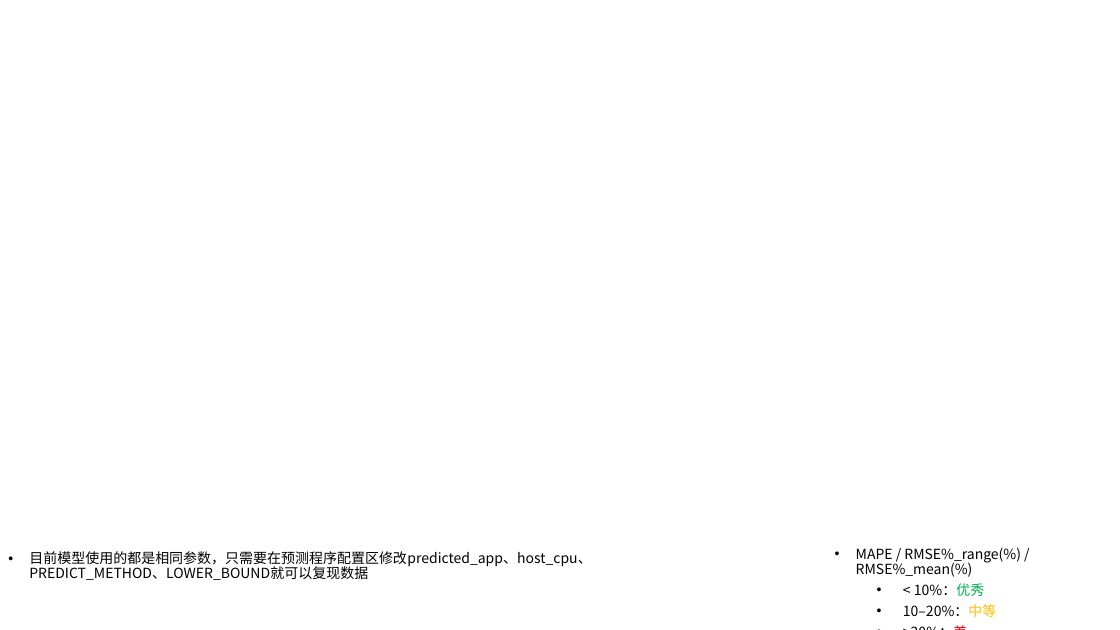
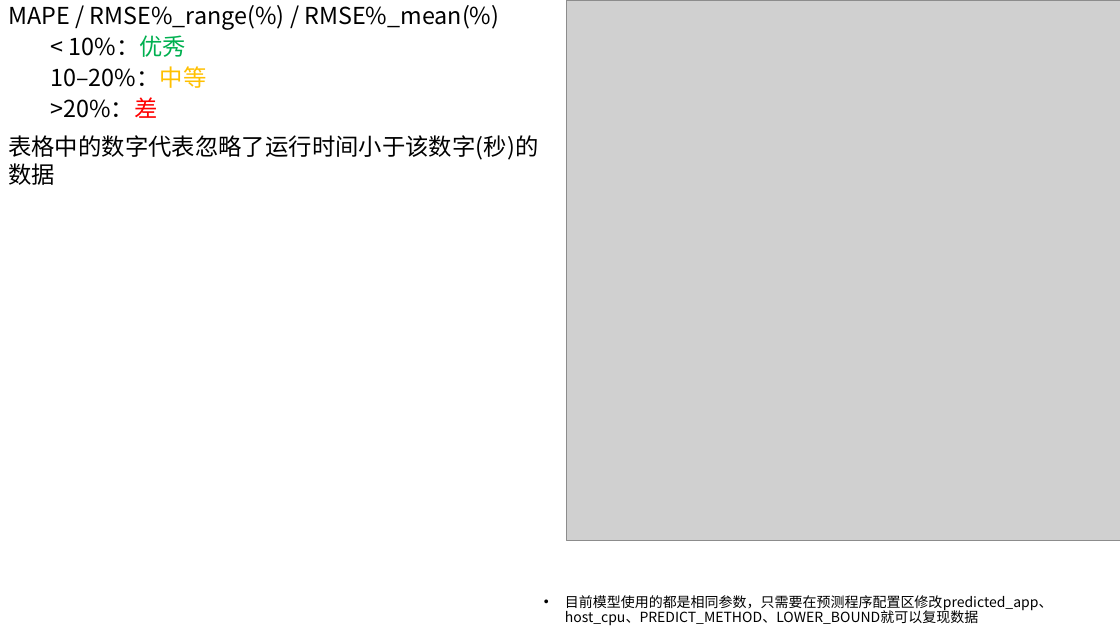
Before and after one commit to AE-26710/Time-Prediction, a slide deck: slide 3 of R5.pptx. Drawn at 1120x630 pixels with LibreOffice and Linux fonts; fonts in the diff are those of the drawing; grey boxes stand for pictures; background and template pictures are left out. Boxes give left, top, right and bottom in pixels: in the first picture for what was removed or moved away, otherwise in the second. Text is boxed around its words. In the diff, an @@ line names an element or a change of style, - is before the commit and + after.

Commit message:
10/23 Update
删除了过时的代码。
根据联合组会的需求修改了R5.pptx。
添加README.md。
添加requirements.txt。

```diff
--- a/R5.pptx
+++ b/R5.pptx
@@ text "MAPE / RMSE%_range(%) / RMSE%_mean(%)": place and size @@
-text "MAPE / RMSE%_range(%) / RMSE%_mean(%)" at (856, 547, 1021, 617)
+text "MAPE / RMSE%_range(%) / RMSE%_mean(%)" at (8, 5, 499, 118)
@@ text "MAPE / RMSE%_range(%) / RMSE%_mean(%)" at (8, 5, 499, 118): size 12 to 20 pt; bullet • to none @@
@@ picture added at (566, 0, 1120, 540) @@
@@ text added at (8, 135, 538, 185), 20 pt, text #000000 @@
+表格中的数字代表忽略了运行时间小于该数字(秒)的数据
@@ text "目前模型使用的都是相同参数，只需要在预测程序配置区修改predicted_app、host_cpu、PREDICT_ME ..." rewrapped from (29, 551, 591, 580) to (565, 595, 1053, 626) @@
```
Also in this commit, not shown: 5 other slides changed, 3 slides added, 1 slide removed, 14 other files.
